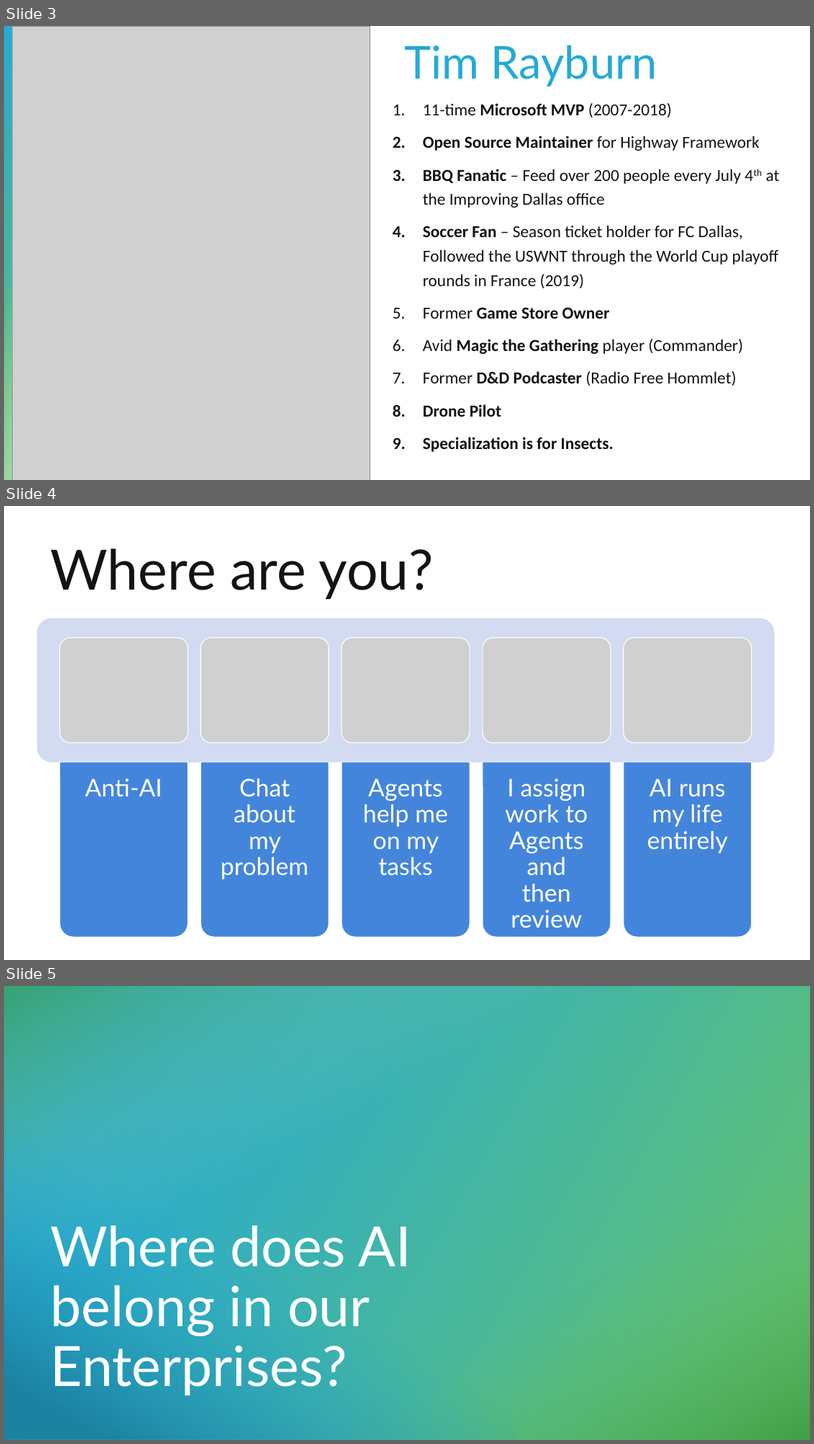
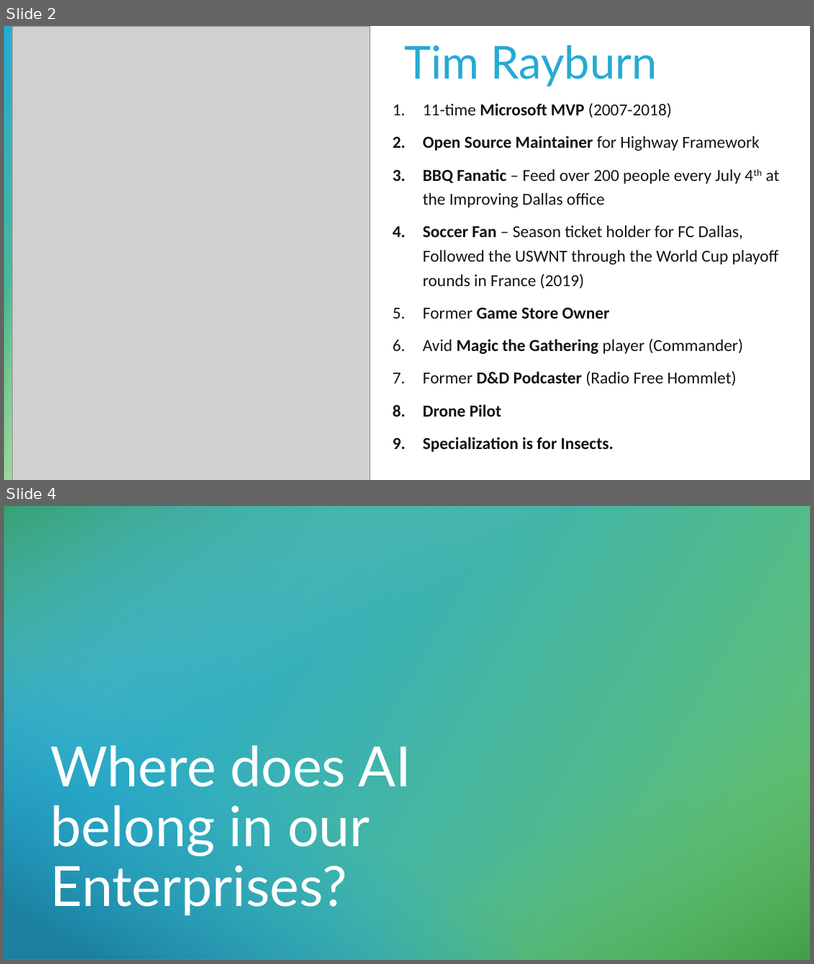
Before and after one commit to trayburn/presentation-mcp, a slide deck: MCP_Servers_Presentation.pptx. Shown one above the other, each under a label of ours: slides 3, 4 and 5 before the commit, slides 2 and 4 after it; the slides between them are not shown. The pictures are 814x1444 and 814x964 pixels, drawn with LibreOffice and Linux fonts; fonts in the diff are those of the drawing; grey boxes stand for pictures. Boxes give left, top, right and bottom in pixels: in the first picture for what was removed or moved away, otherwise in the second. Text is boxed around its words. In the diff, an @@ line names an element or a change of style, - is before the commit and + after.

Commit message:
Updated presentation

```diff
--- a/MCP_Servers_Presentation.pptx
+++ b/MCP_Servers_Presentation.pptx
@@ slide 4 removed at bbox=[4, 506, 810, 960], background #FFFFFF @@
@@ title removed at bbox=[51, 548, 434, 600] @@
-Where are you?
@@ group removed at bbox=[37, 618, 774, 937]: 5 pictures, 5 round same rects, 5 texts, 1 rounded rectangle @@
-Anti-AI
-Chat about my problem
-Agents help me on my tasks
-I assign work to Agents and then review
-AI runs my life entirely
@@ what was slide 3 is now slide 2 @@
@@ what was slide 5 is now slide 4 @@
```
Also in this commit, not shown: 1 slide added, 2 other slides removed.
